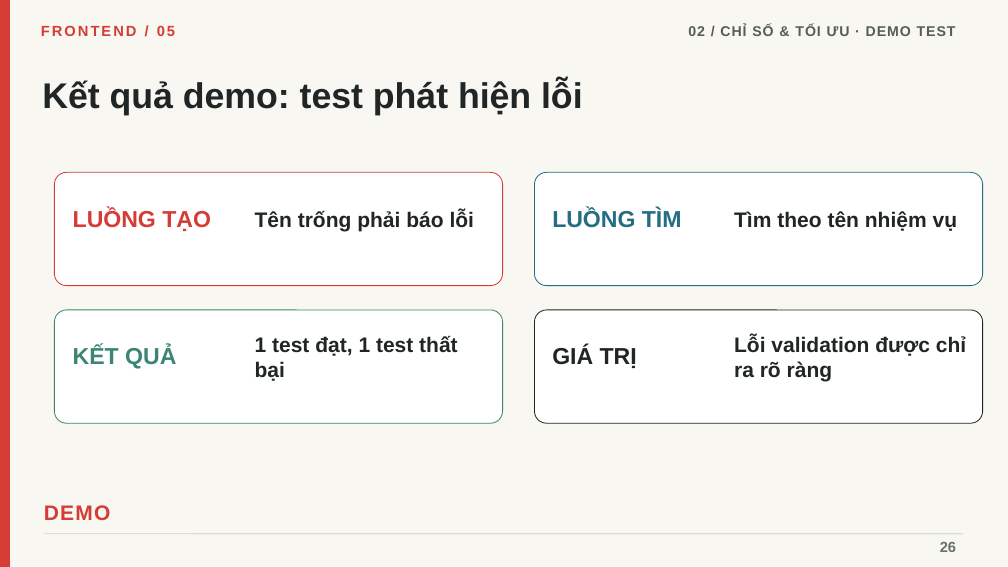
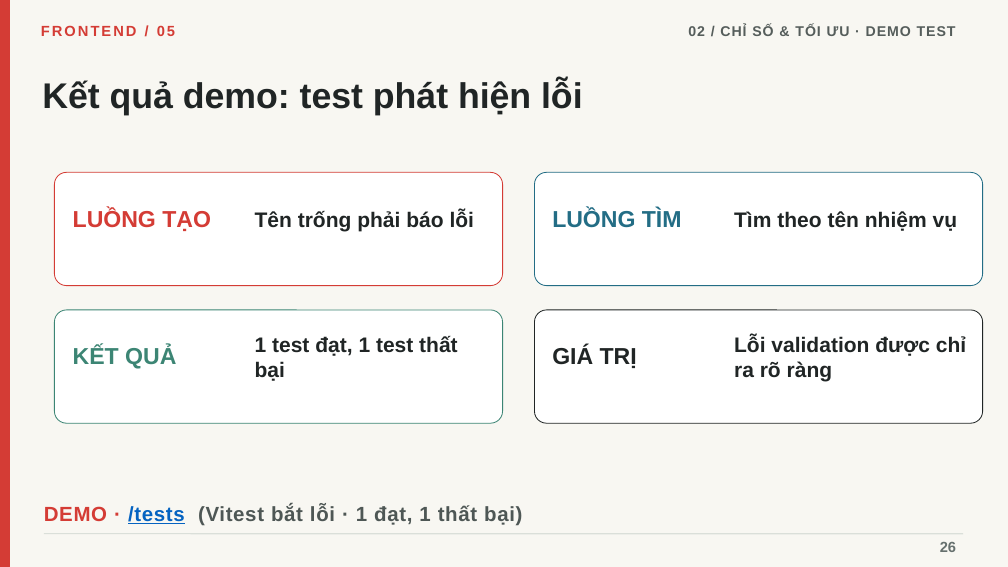
Before and after one commit to linhtn-spec/seminar-nextjs, a slide deck: slide 26 of Seminar_05_Frontend_Roadmap_Tieng_Viet_Da_Chinh_Sua.pptx. Drawn at 1008x567 pixels with LibreOffice and Linux fonts; fonts in the diff are those of the drawing. Boxes give left, top, right and bottom in pixels: in the first picture for what was removed or moved away, otherwise in the second. Text is boxed around its words. In the diff, an @@ line names an element or a change of style, - is before the commit and + after.

```diff
--- a/Seminar_05_Frontend_Roadmap_Tieng_Viet_Da_Chinh_Sua.pptx
+++ b/Seminar_05_Frontend_Roadmap_Tieng_Viet_Da_Chinh_Sua.pptx
@@ text at (44,505,522,526): text changed; size 20 to 19.5 pt; text colour #D43C35 to #4E5755 @@
-DEMO
+DEMO · /tests (Vitest bắt lỗi · 1 đạt, 1 thất bại)
```
Also in this commit, not shown: 7 other slides changed, 3 other files.
